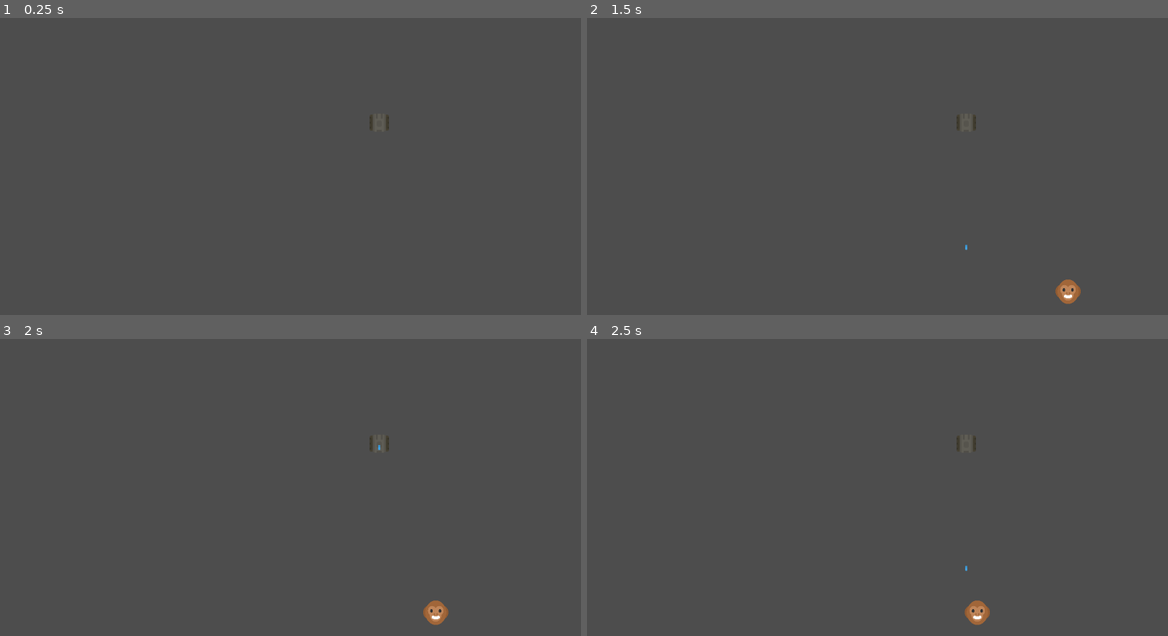
Above: before the commit, frames 1-4 (two rows, left to right).
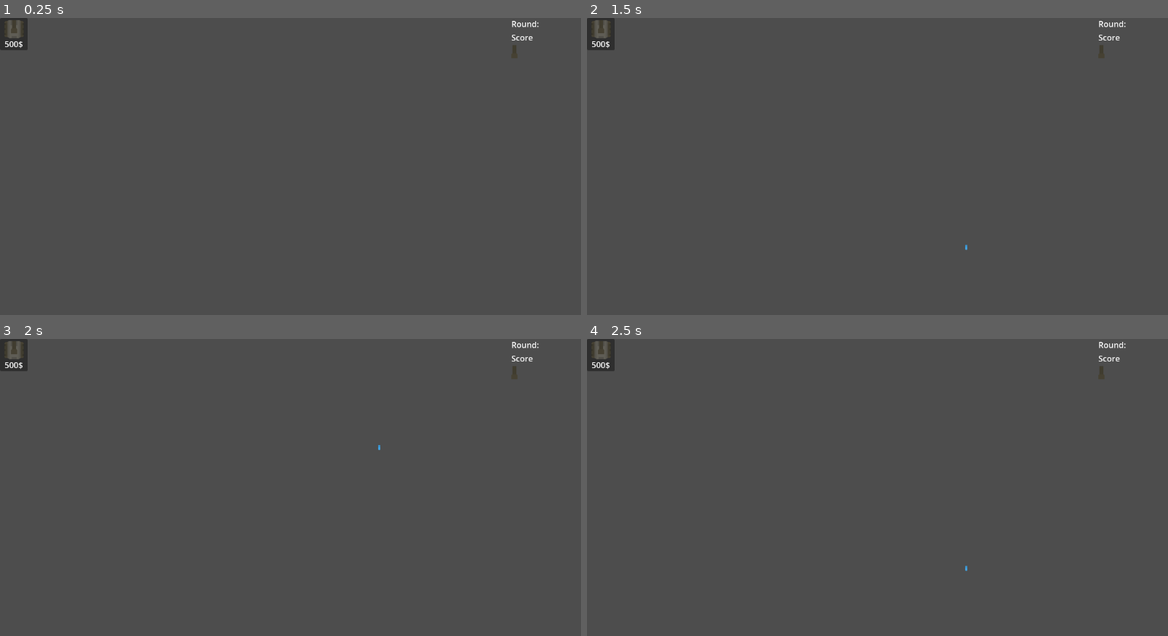
Above: after the commit, the same moments.

Repository: kammererlara/att2-game_development-tower_defense
Game: Godot game, scene res://gameUi.tscn
The game is run twice, just before and just after one commit, with the same random seed, the same clock (stepped at 60 frames per second) and the same inputs.
Inputs:
- Up to frame 1 (0.25 s): no input
- Up to frame 2 (1.5 s): no input
- Up to frame 3 (2 s): no input
- Up to frame 4 (2.5 s): no input

The runs differ from the first frame. In frame 1, 0.5% of the frame differs, in the area x 0-93%, y 0-38%; in frame 2, 0.8%; in frame 3, 0.8%, in the area x 0-93%, y 0-97%; in frame 4, 0.8%.

Commit message:
black tank panel

Diff:
--- a/blackTankPanel.tscn
+++ b/blackTankPanel.tscn
@@ -4,13 +4,22 @@
 [ext_resource type="Texture2D" uid="uid://7ge3ipolu1sb" path="res://Assets/Tanks/tankDark_barrel1.png" id="2_kiico"]
 
 [node name="Panel" type="Panel"]
-offset_right = 40.0
-offset_bottom = 40.0
+offset_right = 55.0
+offset_bottom = 64.0
 
 [node name="TankBodyDark" type="Sprite2D" parent="."]
-position = Vector2(323, 383)
+position = Vector2(28, 22)
 texture = ExtResource("1_p1ufp")
 
 [node name="TankDarkBarrel1" type="Sprite2D" parent="."]
-position = Vector2(323, 378)
+position = Vector2(28, 17)
 texture = ExtResource("2_kiico")
+
+[node name="Price Tag" type="Label" parent="."]
+layout_mode = 0
+offset_left = 8.0
+offset_top = 40.0
+offset_right = 48.0
+offset_bottom = 63.0
+text = "500$"
+horizontal_alignment = 1
--- a/gameUi.tscn
+++ b/gameUi.tscn
@@ -9,19 +9,18 @@
 [ext_resource type="PackedScene" uid="uid://dsx63d1iqjjxq" path="res://monkey.tscn" id="4_w4b7g"]
 [ext_resource type="Texture2D" uid="uid://cjsnh1b4ty17y" path="res://Assets/Tiles/tileSand_roadEast.png" id="5_16gmt"]
 [ext_resource type="Script" uid="uid://b5boh0kui14qa" path="res://animal.gd" id="5_pptqa"]
+[ext_resource type="Texture2D" uid="uid://7ge3ipolu1sb" path="res://Assets/Tanks/tankDark_barrel1.png" id="6_8j1l6"]
 [ext_resource type="Texture2D" uid="uid://c3frvssl6kdxd" path="res://Assets/Tiles/tileGrass_roadTransitionE.png" id="6_bpjuw"]
 [ext_resource type="Texture2D" uid="uid://pe5kl6weg70v" path="res://Assets/Tiles/tileSand1.png" id="7_pptqa"]
 [ext_resource type="Texture2D" uid="uid://bnlveo3nr5i2e" path="res://Assets/Tiles/tileGrass_transitionE.png" id="8_w4b7g"]
+[ext_resource type="PackedScene" uid="uid://iygly3hgx3dh" path="res://blackTankPanel.tscn" id="14_vo25w"]
 
 [node name="Control" type="Control"]
 layout_mode = 3
-anchors_preset = 15
-anchor_right = 1.0
-anchor_bottom = 1.0
-grow_horizontal = 2
-grow_vertical = 2
+anchors_preset = 0
 
 [node name="Game" parent="." instance=ExtResource("1_exulw")]
+visible = false
 
 [node name="Map" type="TileMapLayer" parent="Game"]
 
@@ -35,22 +34,37 @@
 position = Vector2(1224, 544)
 script = ExtResource("5_pptqa")
 
-[node name="Container" type="Container" parent="."]
-layout_mode = 1
-anchors_preset = 11
-anchor_left = 1.0
-anchor_right = 1.0
-anchor_bottom = 1.0
-offset_left = -192.0
+[node name="Container" type="VBoxContainer" parent="."]
+layout_mode = 2
+offset_left = 1014.0
+offset_right = 1153.0
+offset_bottom = 648.0
 grow_horizontal = 0
 grow_vertical = 2
 
+[node name="Round Counter" type="Label" parent="Container"]
+layout_mode = 2
+text = "Round: "
+
+[node name="Score Display" type="Label" parent="Container"]
+layout_mode = 2
+text = "Score"
+
+[node name="GridContainer" type="GridContainer" parent="Container"]
+layout_mode = 2
+columns = 2
+
+[node name="TankBlack" type="TextureRect" parent="Container/GridContainer"]
+layout_mode = 2
+texture = ExtResource("6_8j1l6")
+
 [node name="GridContainer" type="GridContainer" parent="."]
-layout_mode = 0
-offset_left = -1760.0
-offset_top = -48.0
-offset_right = -800.0
-offset_bottom = 600.0
+visible = false
+layout_mode = 2
+offset_left = 6.0
+offset_top = 11.0
+offset_right = 966.0
+offset_bottom = 659.0
 columns = 3
 
 [node name="TileSandRoadCornerLl" type="Sprite2D" parent="GridContainer"]
@@ -66,7 +80,7 @@
 texture = ExtResource("4_p0bfn")
 
 [node name="TileSandRoadEast" type="Sprite2D" parent="GridContainer"]
-position = Vector2(672, 96)
+position = Vector2(611, 1)
 texture = ExtResource("5_16gmt")
 
 [node name="TileGrassRoadTransitionE" type="Sprite2D" parent="GridContainer"]
@@ -88,3 +102,6 @@
 [node name="TileGrassTransitionE" type="Sprite2D" parent="GridContainer"]
 position = Vector2(608, 160)
 texture = ExtResource("8_w4b7g")
+
+[node name="Panel" parent="." instance=ExtResource("14_vo25w")]
+layout_mode = 0
Not shown: 1 places in gameUi.tscn that only renumber resources
